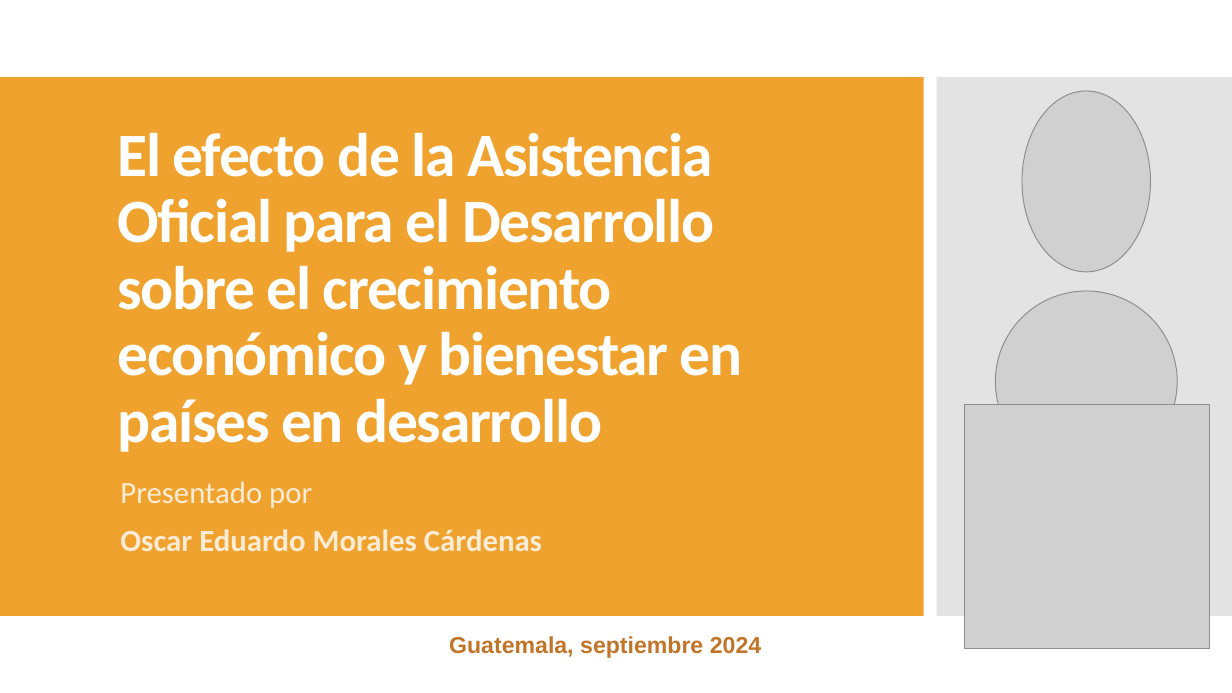
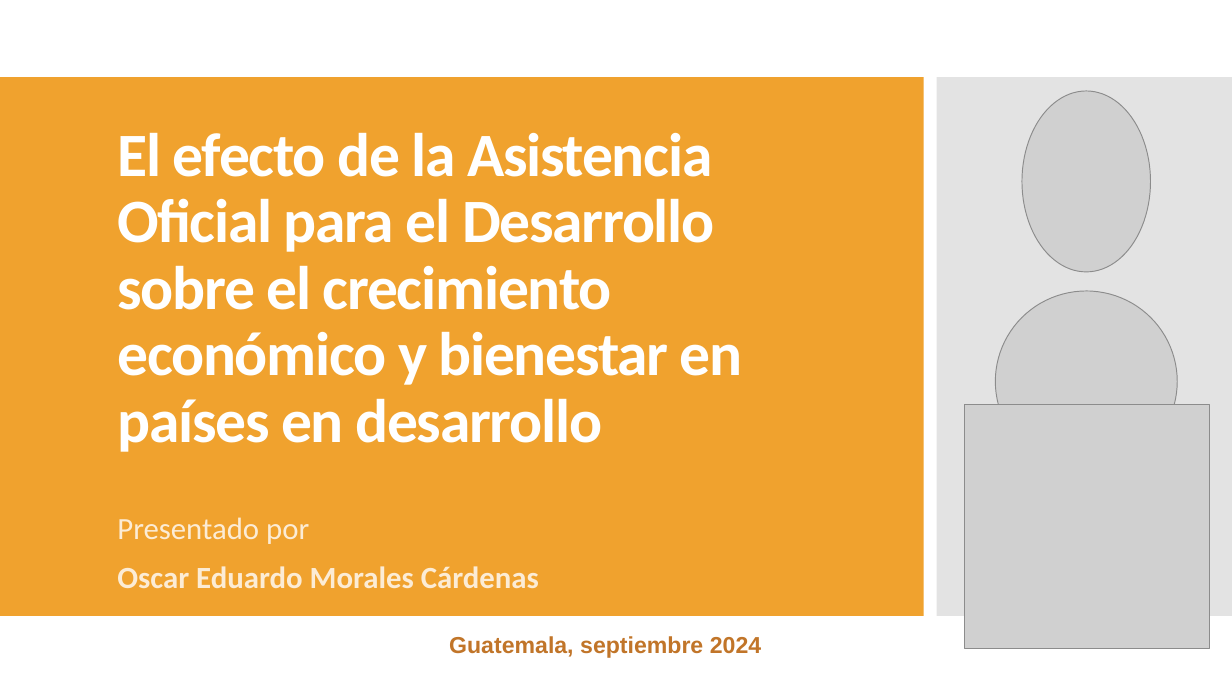
Before and after one commit to oemc/PES_research, a slide deck: slide 1 of Trabajo final/El efecto de la Asistencia Oficial para el desarrollo.pptx. Drawn at 1232x693 pixels with LibreOffice and Linux fonts; fonts in the diff are those of the drawing; grey boxes stand for pictures. Boxes give left, top, right and bottom in pixels: in the first picture for what was removed or moved away, otherwise in the second. Text is boxed around its words. In the diff, an @@ line names an element or a change of style, - is before the commit and + after.

```diff
--- a/Trabajo final/El efecto de la Asistencia Oficial para el desarrollo.pptx
+++ b/Trabajo final/El efecto de la Asistencia Oficial para el desarrollo.pptx
@@ subtitle "Presentado por": place and size @@
-subtitle "Presentado por" at <box>120,481,542,551</box>
+subtitle "Presentado por" at <box>117,517,539,588</box>
```
Also in this commit, not shown: 5 other slides changed, 12 slides added, 2 slides removed, 11 other files.
